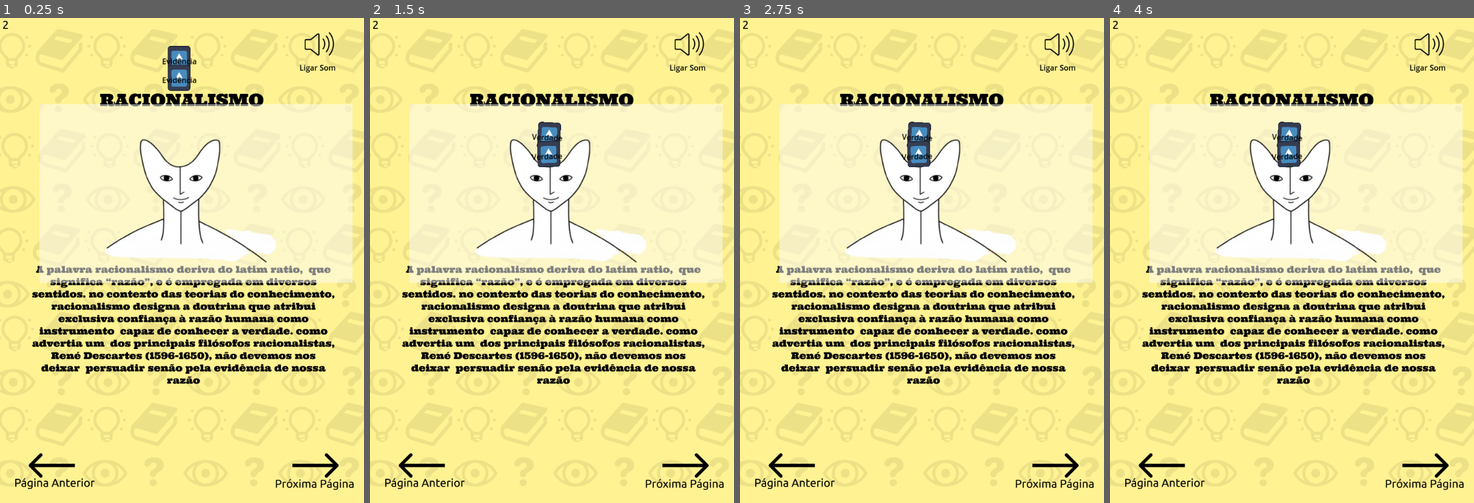
Above: before the commit, frames 1-4 (left to right).
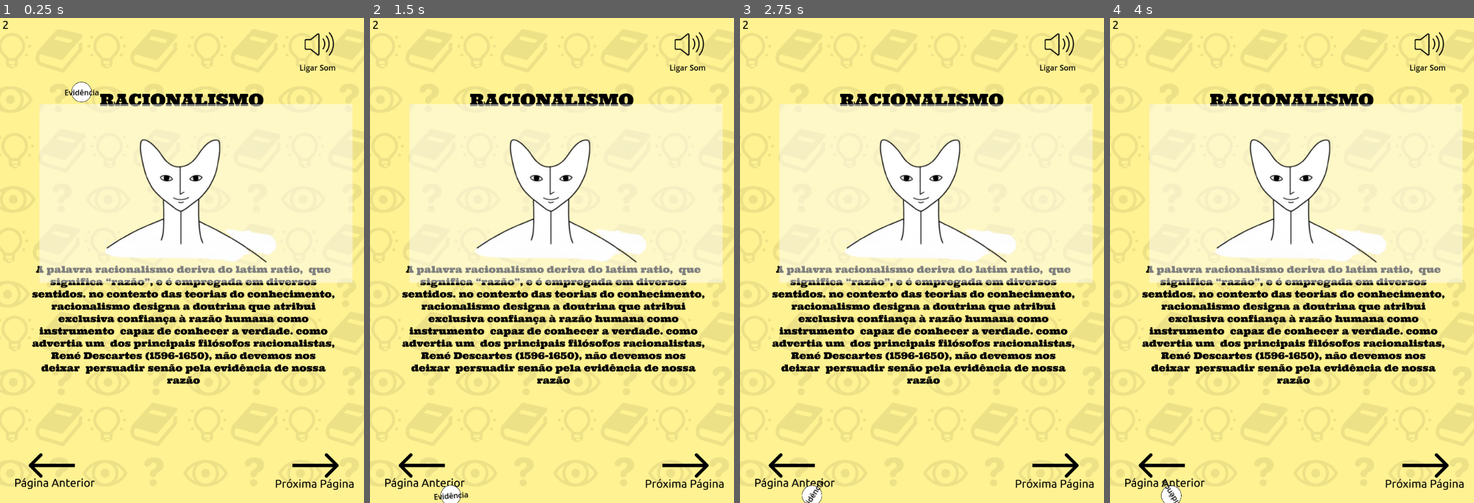
Above: after the commit, the same moments.

Repository: sandrovscarneiro/livro-interativo
Game: Godot game, scene res://cenas/pagina_2.tscn
Two runs of this game, one before a commit and one after it. Both use one fixed random seed, a clock stepped at 60 frames per second and the inputs below. This scene is started directly instead of the project's main scene. The engine's default icon, where the game draws it, is replaced by a stand-in: a white triangle on a blue panel in a dark square. Sound files missing from this copy of the repository are replaced by a short silence.
Inputs (mouse positions are in pixels of both pictures, inside the frame that each line leads up to):
- Up to frame 1 (0.25 s): no input
- Up to frame 2 (1.5 s): move the mouse to (632, 236) at 0.52 s; click (632, 236) at 0.67 s; drag from (479, 284) to (548, 153) at 1.27 s
- Up to frame 3 (2.75 s): move the mouse to (958, 153) at 2.02 s; click (958, 153) at 2.17 s
- Up to frame 4 (4 s): drag from (1273, 357) to (1182, 187) at 2.77 s; move the mouse to (1401, 333) at 3.52 s; click (1401, 333) at 3.67 s

The runs differ from the first frame. In frame 1, 0.9% of the frame differs, in the area x 17-54%, y 5-18%; in frame 2, 0.8%; in frame 3, 0.8%; in frame 4, 0.8%.
Error after the commit: Invalid access to property or key 'x' on a base object of type 'RigidBody2D (rigid_body_2d.gd)'. (res://scripts/control.gd:7)

Commit message:
testes do acelerômetro

Diff:
--- a/cenas/pagina_2.tscn
+++ b/cenas/pagina_2.tscn
@@ -10,16 +10,12 @@
 [ext_resource type="Script" uid="uid://d2187rgv385j5" path="res://scripts/audio_stream_player.gd" id="7_3uo2l"]
 [ext_resource type="Script" uid="uid://s1xo5kem3d4k" path="res://scripts/btn_pag_anterior.gd" id="7_ec4tr"]
 [ext_resource type="Texture2D" uid="uid://cq3onv7tr67hb" path="res://assets/imagens/pagina_2_cabeca.png" id="10_3uo2l"]
-[ext_resource type="Texture2D" uid="uid://dlmblepnq3sjw" path="res://icon.svg" id="11_n4upd"]
-[ext_resource type="Script" uid="uid://c0bknqfyf12kt" path="res://cenas/rigid_body_2d.gd" id="11_tnqoo"]
+[ext_resource type="Script" uid="uid://ji8g8wxx381o" path="res://scripts/control.gd" id="11_l740b"]
+[ext_resource type="Script" uid="uid://c0bknqfyf12kt" path="res://scripts/rigid_body_2d.gd" id="11_tnqoo"]
+[ext_resource type="Texture2D" uid="uid://cnx2wnobmxl46" path="res://assets/imagens/circulo.png" id="13_l740b"]
 
 [sub_resource type="RectangleShape2D" id="RectangleShape2D_n4upd"]
 size = Vector2(118.000015, 54.25)
-
-[sub_resource type="CircleShape2D" id="CircleShape2D_tnqoo"]
-
-[sub_resource type="LabelSettings" id="LabelSettings_3uo2l"]
-font_color = Color(0, 0, 0, 1)
 
 [sub_resource type="SegmentShape2D" id="SegmentShape2D_n4upd"]
 a = Vector2(11.5, -39.75)
@@ -31,6 +27,18 @@
 
 [sub_resource type="RectangleShape2D" id="RectangleShape2D_tnqoo"]
 size = Vector2(53.5, 76)
+
+[sub_resource type="CircleShape2D" id="CircleShape2D_tnqoo"]
+
+[sub_resource type="LabelSettings" id="LabelSettings_3uo2l"]
+font_color = Color(0, 0, 0, 1)
+
+[sub_resource type="SegmentShape2D" id="SegmentShape2D_tnqoo"]
+a = Vector2(-11, 1226)
+b = Vector2(-8, 206)
+
+[sub_resource type="SegmentShape2D" id="SegmentShape2D_l740b"]
+a = Vector2(773, -1)
 
 [node name="Pagina2" type="Node2D"]
 
@@ -80,29 +88,6 @@
 position = Vector2(38, 39.125)
 shape = SubResource("RectangleShape2D_n4upd")
 
-[node name="RigidBody2D" type="RigidBody2D" parent="."]
-position = Vector2(377, 88)
-script = ExtResource("11_tnqoo")
-
-[node name="Sprite2D" type="Sprite2D" parent="RigidBody2D"]
-position = Vector2(1, -10)
-scale = Vector2(0.375, 0.4296875)
-texture = ExtResource("11_n4upd")
-
-[node name="CollisionShape2D" type="CollisionShape2D" parent="RigidBody2D"]
-position = Vector2(1, -3)
-scale = Vector2(2, 2)
-shape = SubResource("CircleShape2D_tnqoo")
-
-[node name="Label" type="Label" parent="RigidBody2D"]
-offset_left = -35.0
-offset_top = -17.0
-offset_right = 38.0
-offset_bottom = 6.0
-text = "Evidência"
-label_settings = SubResource("LabelSettings_3uo2l")
-metadata/_edit_use_anchors_ = true
-
 [node name="StaticBody2D" type="StaticBody2D" parent="."]
 
 [node name="CollisionShape2D" type="CollisionShape2D" parent="StaticBody2D"]
@@ -117,28 +102,49 @@
 position = Vector2(380.25, 352)
 shape = SubResource("RectangleShape2D_tnqoo")
 
-[node name="RigidBody2D2" type="RigidBody2D" parent="."]
-position = Vector2(377, 88)
+[node name="Control" type="Control" parent="."]
+layout_mode = 3
+anchors_preset = 0
+offset_right = 40.0
+offset_bottom = 40.0
+script = ExtResource("11_l740b")
+
+[node name="ball" type="RigidBody2D" parent="Control"]
+position = Vector2(171, 131)
 script = ExtResource("11_tnqoo")
 
-[node name="Sprite2D" type="Sprite2D" parent="RigidBody2D2"]
-position = Vector2(1, -10)
-scale = Vector2(0.375, 0.4296875)
-texture = ExtResource("11_n4upd")
-
-[node name="CollisionShape2D" type="CollisionShape2D" parent="RigidBody2D2"]
+[node name="CollisionShape2D" type="CollisionShape2D" parent="Control/ball"]
 position = Vector2(1, -3)
 scale = Vector2(2, 2)
 shape = SubResource("CircleShape2D_tnqoo")
 
-[node name="Label" type="Label" parent="RigidBody2D2"]
+[node name="Sprite2D" type="Sprite2D" parent="Control/ball"]
+position = Vector2(1, -3.0000005)
+scale = Vector2(0.2, 0.2)
+texture = ExtResource("13_l740b")
+
+[node name="Label" type="Label" parent="Control/ball"]
 offset_left = -35.0
-offset_top = -17.0
+offset_top = -14.0
 offset_right = 38.0
-offset_bottom = 6.0
+offset_bottom = 9.0
 text = "Evidência"
 label_settings = SubResource("LabelSettings_3uo2l")
 metadata/_edit_use_anchors_ = true
+
+[node name="walls" type="StaticBody2D" parent="."]
+
+[node name="CollisionShape2D" type="CollisionShape2D" parent="walls"]
+position = Vector2(778, -201)
+shape = SubResource("SegmentShape2D_tnqoo")
+
+[node name="CollisionShape2D2" type="CollisionShape2D" parent="walls"]
+position = Vector2(6, -195)
+shape = SubResource("SegmentShape2D_tnqoo")
+
+[node name="CollisionShape2D3" type="CollisionShape2D" parent="walls"]
+position = Vector2(-9, 1020)
+shape = SubResource("SegmentShape2D_l740b")
 
 [connection signal="pressed" from="btn_prox_pagina" to="btn_prox_pagina" method="_on_pressed"]
 [connection signal="pressed" from="btn_som" to="btn_som" method="_on_pressed"]
@@ -146,4 +152,3 @@
 [connection signal="finished" from="AudioStreamPlayer" to="btn_som" method="_on_audio_stream_player_finished"]
 [connection signal="ready" from="AudioStreamPlayer" to="AudioStreamPlayer" method="_on_ready"]
 [connection signal="pressed" from="btn_pag_anterior" to="btn_pag_anterior" method="_on_pressed"]
-[connection signal="body_entered" from="Area2D" to="RigidBody2D" method="_on_area_2d_body_entered"]
--- /dev/null
+++ b/scripts/control.gd
@@ -0,0 +1,8 @@
+extends Control
+
+@onready var accelerometer_values;
+
+func _process(_delta: float) -> void:
+	accelerometer_values = Input.get_accelerometer()
+	$ball.x += accelerometer_values.x
+	$ball.y += accelerometer_values.y
Binary file added: assets/imagens/circulo.png
Not shown, added: assets/imagens/circulo.png.import
Not shown: 1 places in cenas/pagina_2.tscn that only renumber resources
Not shown, added: scripts/control.gd.uid
Renamed: cenas/rigid_body_2d.gd -> scripts/rigid_body_2d.gd
Renamed: cenas/rigid_body_2d.gd.uid -> scripts/rigid_body_2d.gd.uid
